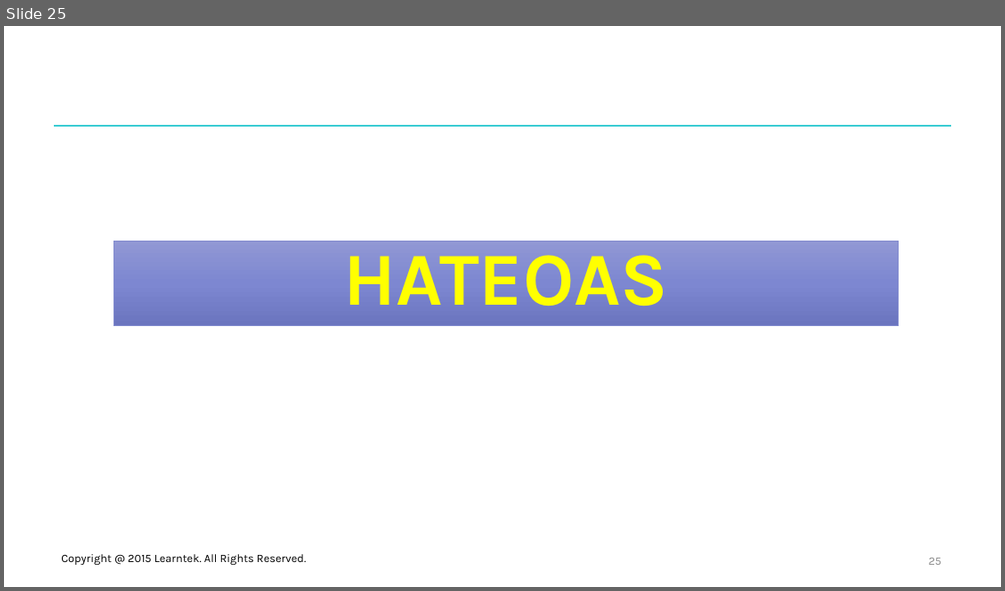
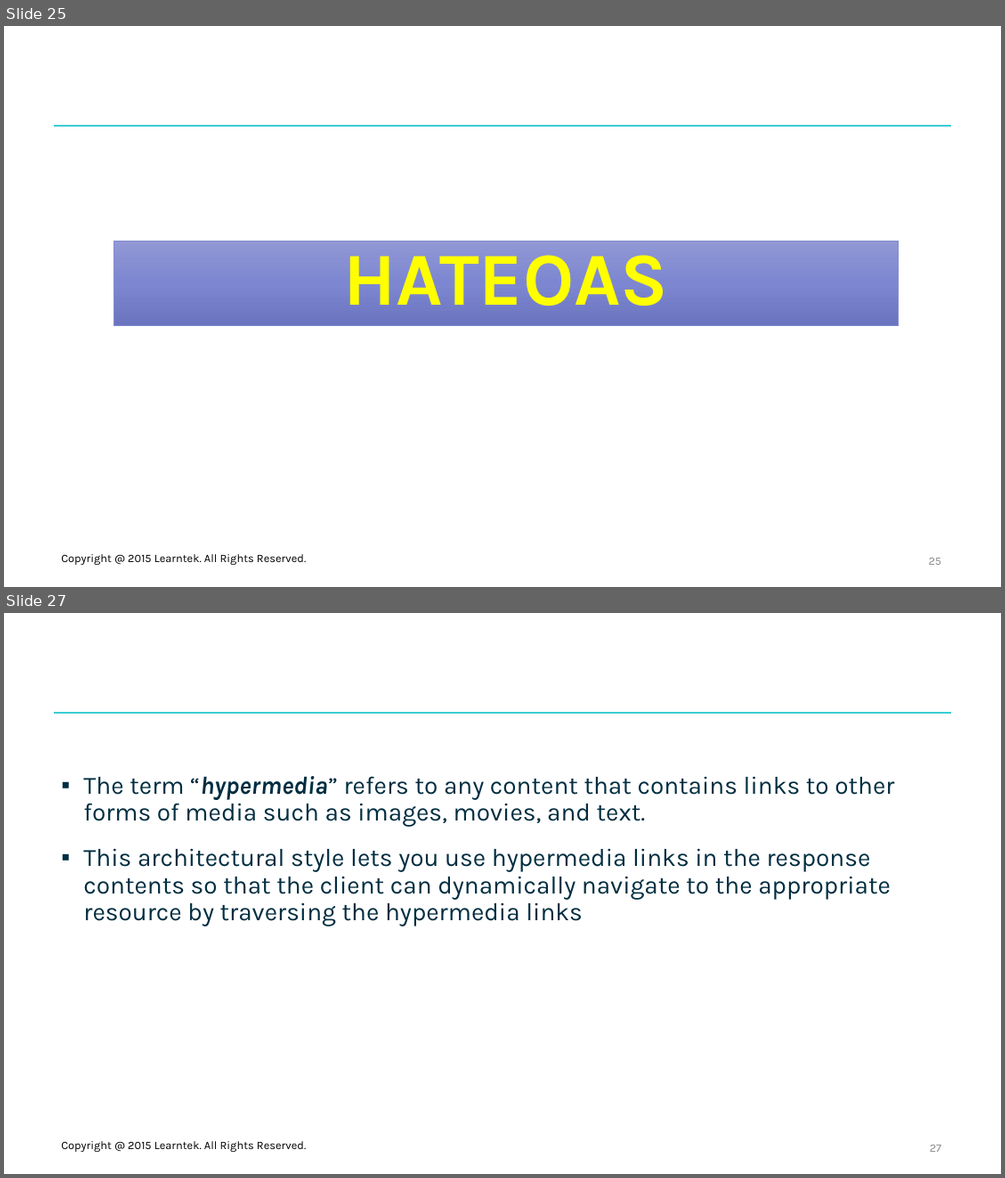
Before and after one commit to santoshkar/SpringBoot, a slide deck: Presentations/Part-1-Spring Boot.pptx. Shown one above the other, each under a label of ours: slide 25 before the commit, slides 25 and 27 after it; the slides between them are not shown. The pictures are 1005x591 and 1005x1178 pixels, drawn with LibreOffice and Linux fonts; fonts in the diff are those of the drawing; background and template pictures are left out. Boxes give left, top, right and bottom in pixels: in the first picture for what was removed or moved away, otherwise in the second. Text is boxed around its words. In the diff, an @@ line names an element or a change of style, - is before the commit and + after.

```diff
--- a/Presentations/Part-1-Spring Boot.pptx
+++ b/Presentations/Part-1-Spring Boot.pptx
@@ slide 27 added at (4,613,1001,1174), background #FFFFFF; not listed: 1 template element that a slide beside it also shows @@
@@ text added at (83,776,894,925), 24 pt, text #002D40 @@
+▪ The term “hypermedia” refers to any content that contains links to other forms of media such as images, movies, and text.
+▪ This architectural style lets you use hypermedia links in the response contents so that the client can dynamically navigate to the appropriate resource by traversing the hypermedia links
@@ text added at (61,1141,306,1151), 11 pt, text #000000 @@
+Copyright @ 2015 Learntek. All Rights Reserved.
@@ page number added at (930,1144,941,1151), 11 pt, text #8C8C8C @@
+27
```
Also in this commit, not shown: 3 slides changed, 2 other slides added.
